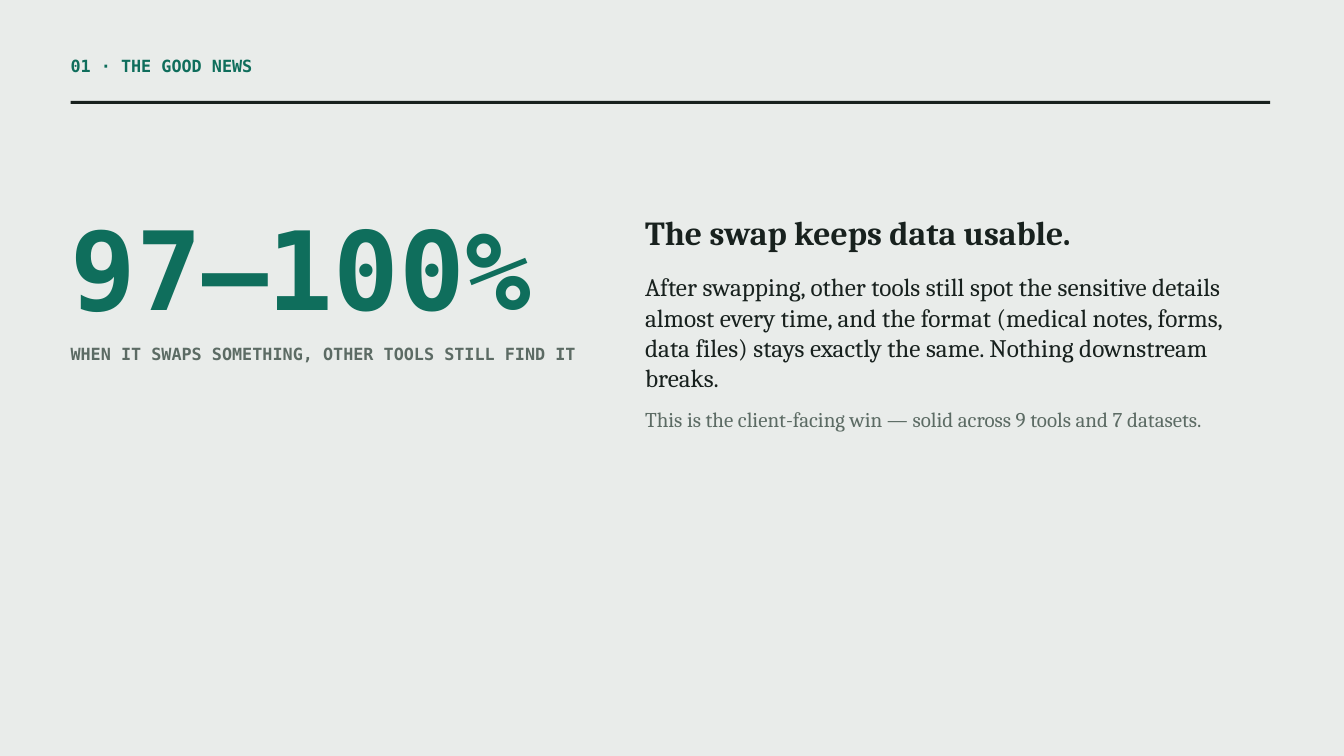
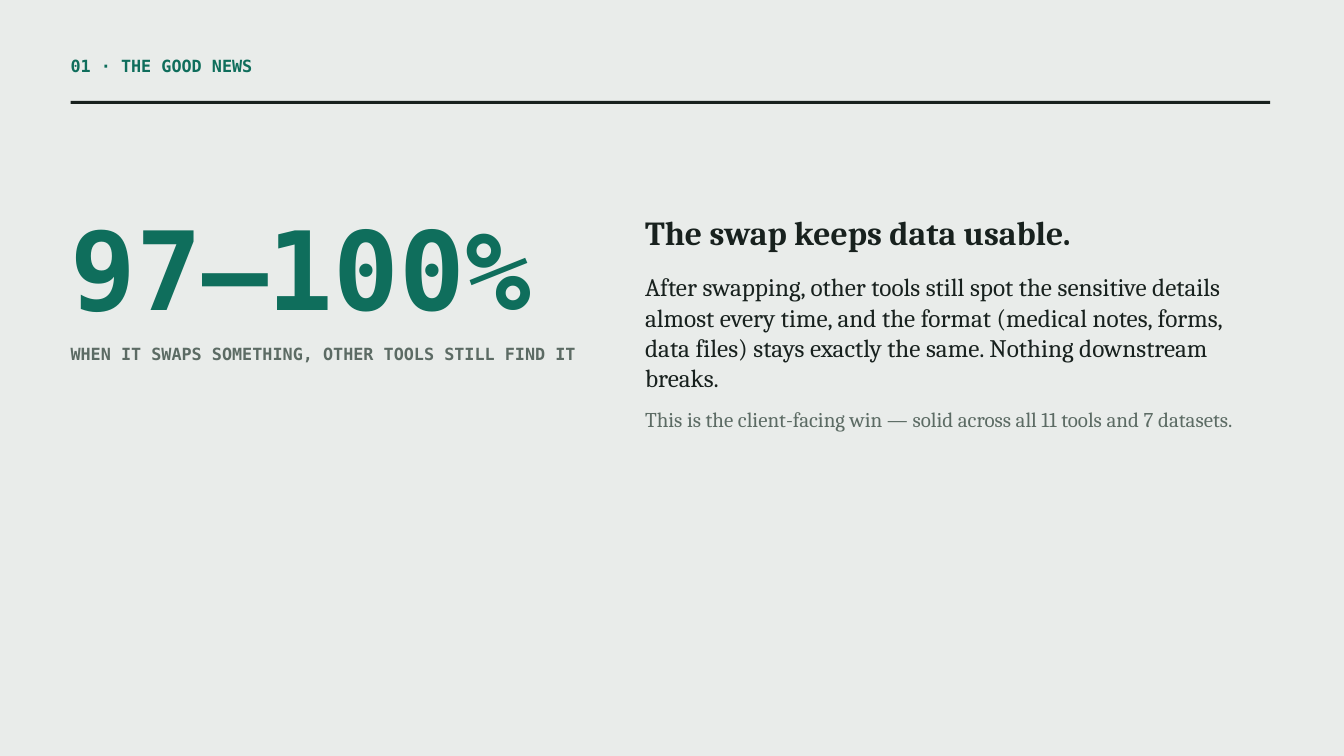
Before and after one commit to Custodian-Labs/guardian-layer-phi-benchmark, a slide deck: slide 2 of docs/guardian_layer_internal.pptx. Drawn at 1344x756 pixels with LibreOffice and Linux fonts; fonts in the diff are those of the drawing. Boxes give left, top, right and bottom in pixels: in the first picture for what was removed or moved away, otherwise in the second. Text is boxed around its words. In the diff, an @@ line names an element or a change of style, - is before the commit and + after.

```diff
--- a/docs/guardian_layer_internal.pptx
+++ b/docs/guardian_layer_internal.pptx
@@ text at (645, 412, 1232, 432): text changed @@
-This is the client-facing win — solid across 9 tools and 7 datasets.
+This is the client-facing win — solid across all 11 tools and 7 datasets.
```
Also in this commit, not shown: 6 other files.
